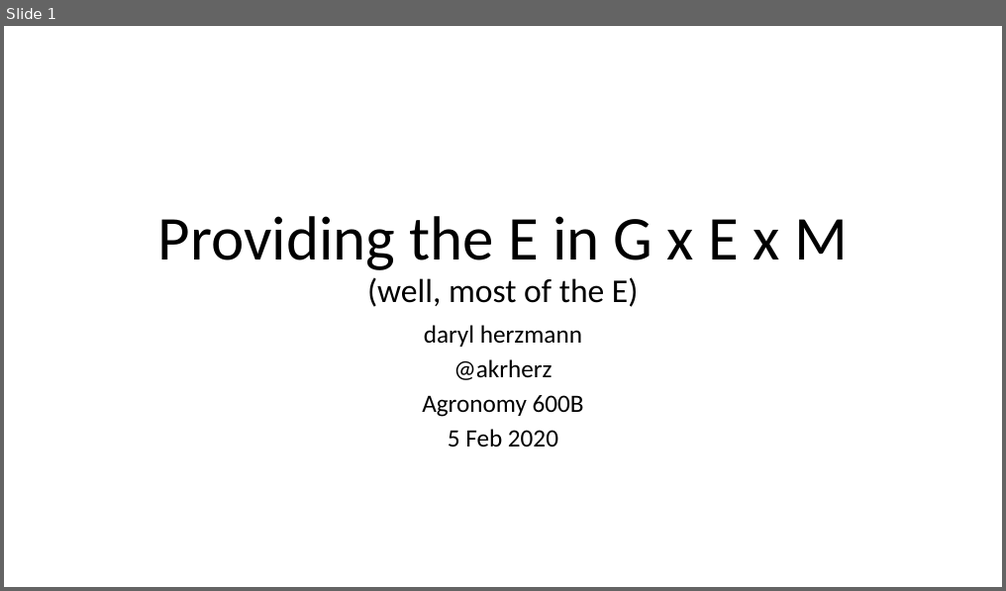
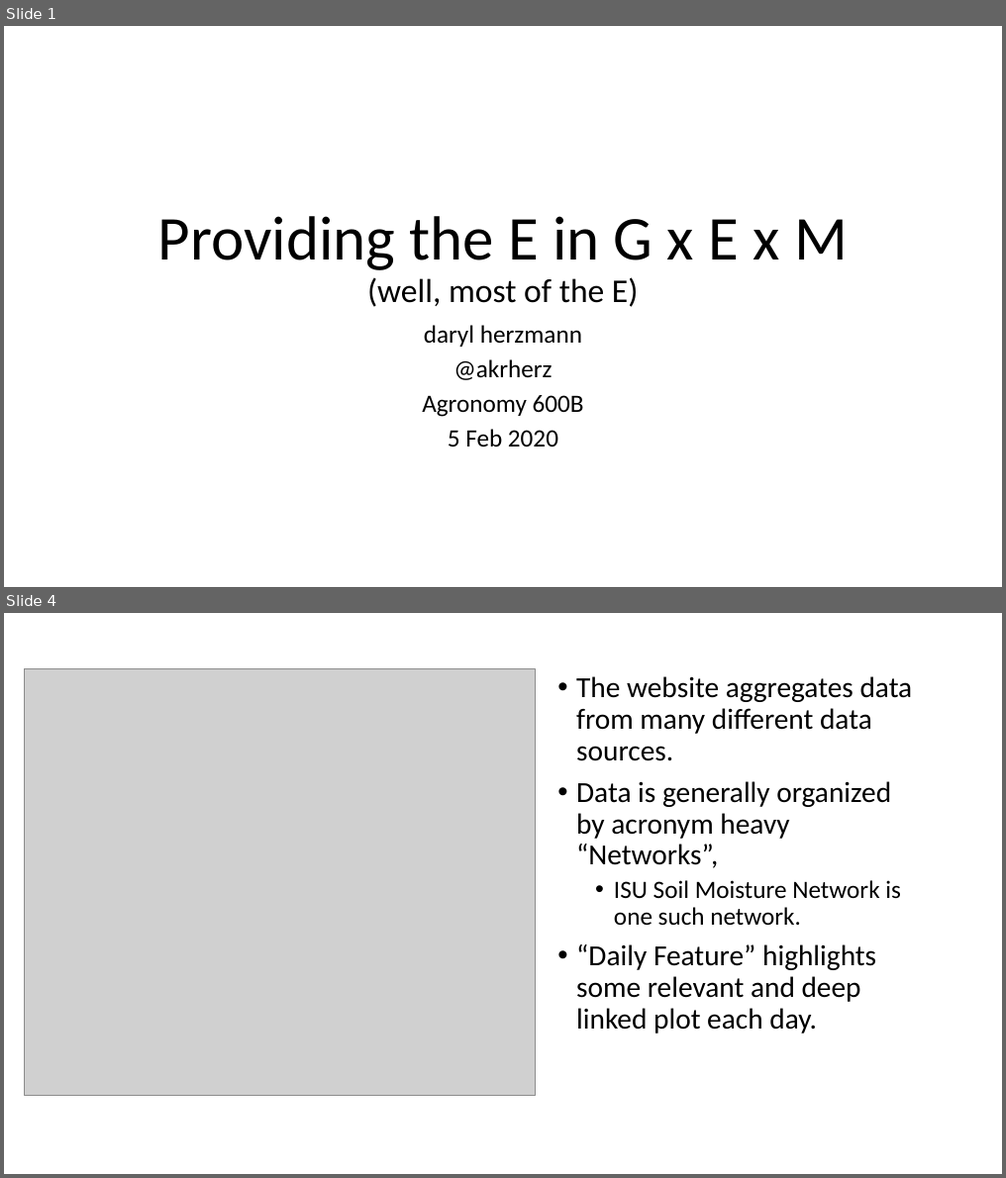
Before and after one commit to akrherz/akrherz, a slide deck: presentations/200205_agron600b/herzmann_600b.pptx. Shown one above the other, each under a label of ours: slide 1 before the commit, slides 1 and 4 after it; the slides between them are not shown. The pictures are 1006x591 and 1006x1178 pixels, drawn with LibreOffice and Linux fonts; fonts in the diff are those of the drawing; grey boxes stand for pictures. Boxes give left, top, right and bottom in pixels: in the first picture for what was removed or moved away, otherwise in the second. Text is boxed around its words. In the diff, an @@ line names an element or a change of style, - is before the commit and + after.

```diff
--- a/presentations/200205_agron600b/herzmann_600b.pptx
+++ b/presentations/200205_agron600b/herzmann_600b.pptx
@@ slide 4 added at (x1=4, y1=613, x2=1002, y2=1174), background #FFFFFF @@
@@ picture added at (x1=24, y1=668, x2=535, y2=1095) @@
@@ text added at (x1=576, y1=676, x2=913, y2=1034), 28 pt, text #000000 @@
+• The website aggregates data from many different data sources.
+• Data is generally organized by acronym heavy “Networks”,
+  • ISU Soil Moisture Network is one such network.
+• “Daily Feature” highlights some relevant and deep linked plot each day.
```
Also in this commit, not shown: 2 slides changed, 14 other slides added.
